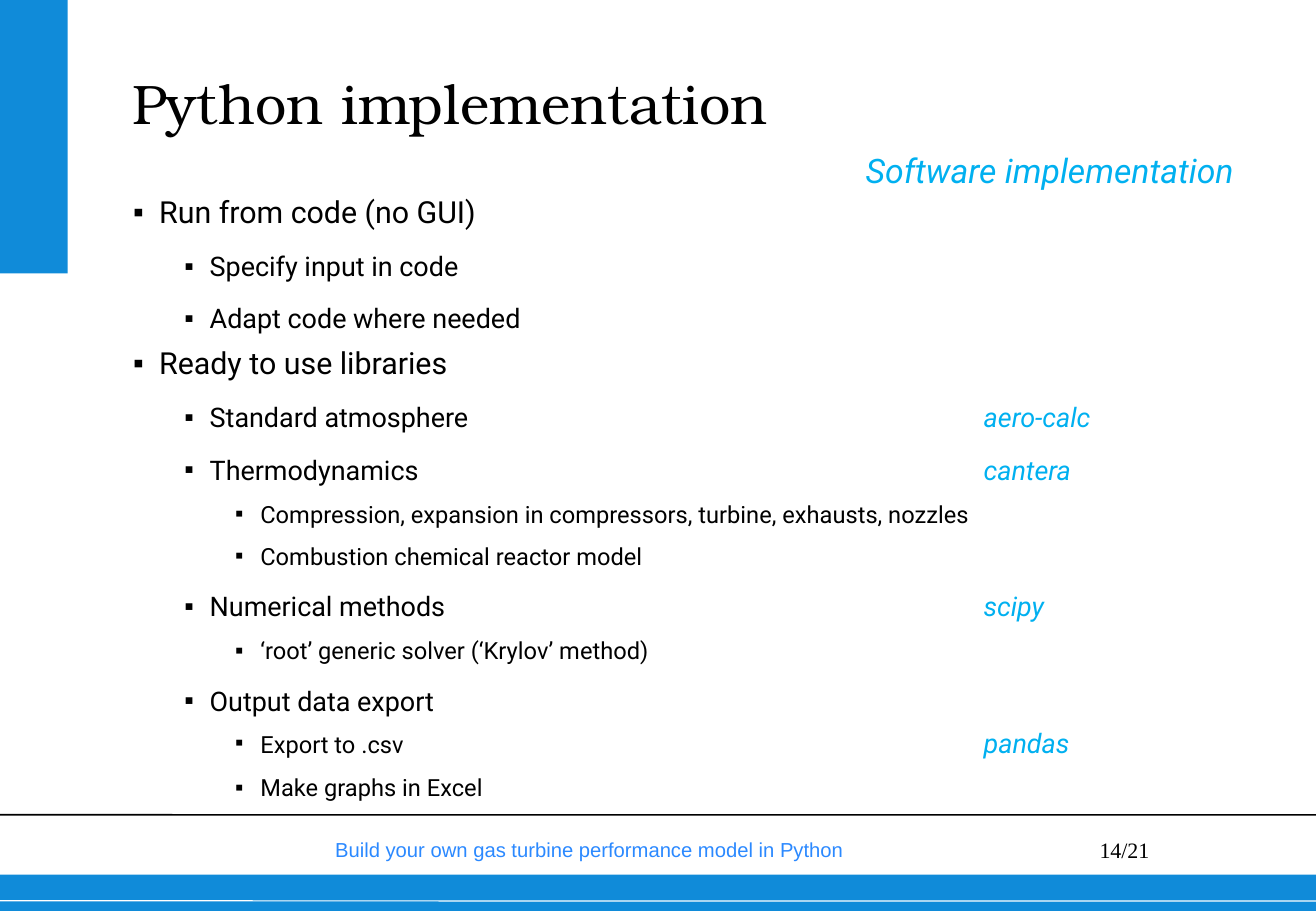
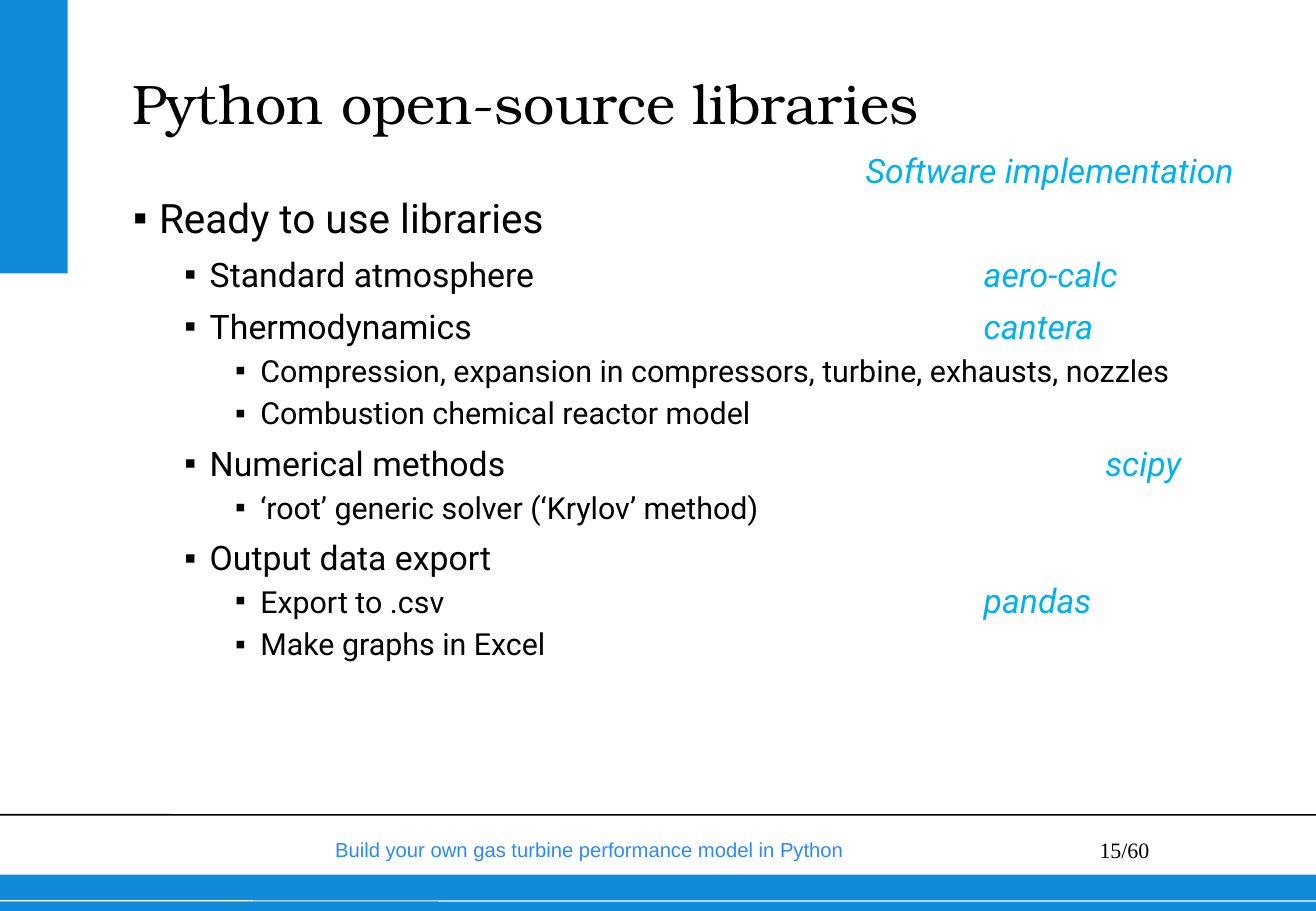
Before and after one commit to wvisser1958/GSPy, a slide deck: slide 15 of doc/Build your own gas turbine performance model from scratch.pptx (slide 14 before the commit). Drawn at 1316x911 pixels with LibreOffice and Linux fonts; fonts in the diff are those of the drawing; background and template pictures are left out. Boxes give left, top, right and bottom in pixels: in the first picture for what was removed or moved away, otherwise in the second. Text is boxed around its words. In the diff, an @@ line names an element or a change of style, - is before the commit and + after.

Commit message:
more slides on libraries, cantera, please have a look

```diff
--- a/doc/Build your own gas turbine performance model from scratch.pptx
+++ b/doc/Build your own gas turbine performance model from scratch.pptx
@@ title at [132,84,918,137]: text changed @@
-Python implementation
+Python open-source libraries
@@ text "Ready to use libraries" at [159,202,1181,662]: size 18 to 24 pt in "Ready to use libraries"; size 16 to 20 pt in "Standard atmosphere aero-calc", "Thermodynamics cantera", "Numerical methods scipy", "Output data export" and 1 more places; size 14 to 18 pt in "Compression, expansion in compressors, turbine, exhausts, no ...", "Combustion chemical reactor model", "‘root’ generic solver (‘Krylov’ method)", "Export to .csv" and 1 more places @@
@@ text at [159,199,520,334]: paragraphs removed @@
-▪ Run from code (no GUI)
-  ▪ Specify input in code
-  ▪ Adapt code where needed
@@ page number at [1100,843,1150,859]: text changed @@
-14/21
+15/60
```
Also in this commit, not shown: 11 other slides changed, 15 slides added, 29 slides removed, 2 other files.
